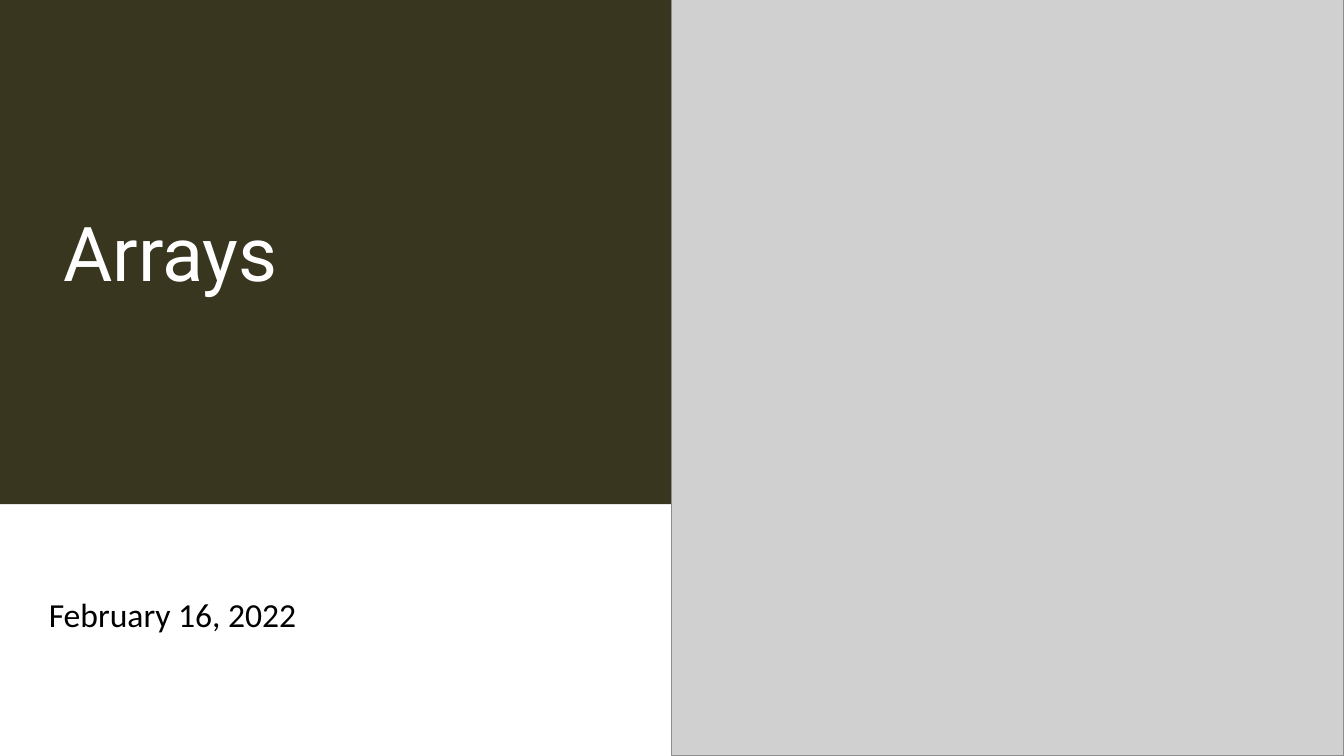
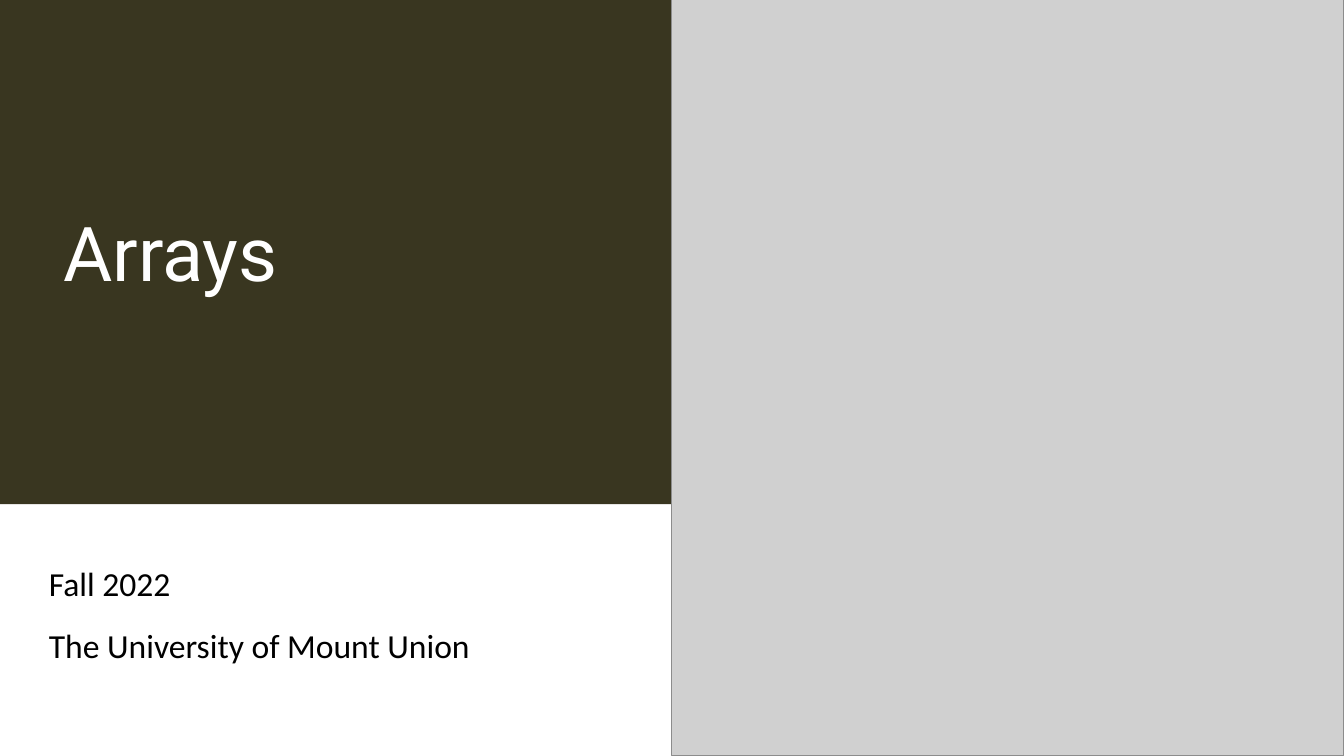
Before and after one commit to cs-courses-mountunion/CSC108Fall2022, a slide deck: slide 1 of lecnotes/lecture06.pptx. Drawn at 1344x756 pixels with LibreOffice and Linux fonts; fonts in the diff are those of the drawing; grey boxes stand for pictures. Boxes give left, top, right and bottom in pixels: in the first picture for what was removed or moved away, otherwise in the second. Text is boxed around its words. In the diff, an @@ line names an element or a change of style, - is before the commit and + after.

```diff
--- a/lecnotes/lecture06.pptx
+++ b/lecnotes/lecture06.pptx
@@ subtitle at box(49, 572, 469, 664): text changed @@
-February 16, 2022
+Fall 2022
+The University of Mount Union
```
Also in this commit, not shown: 1 other file.
